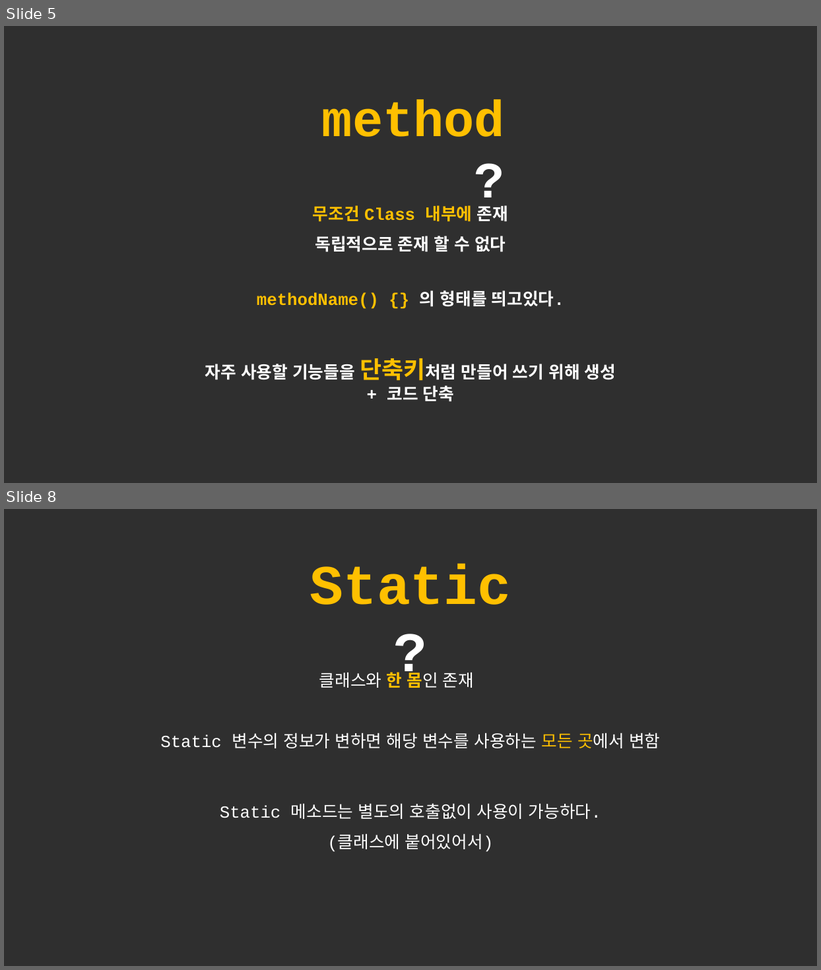
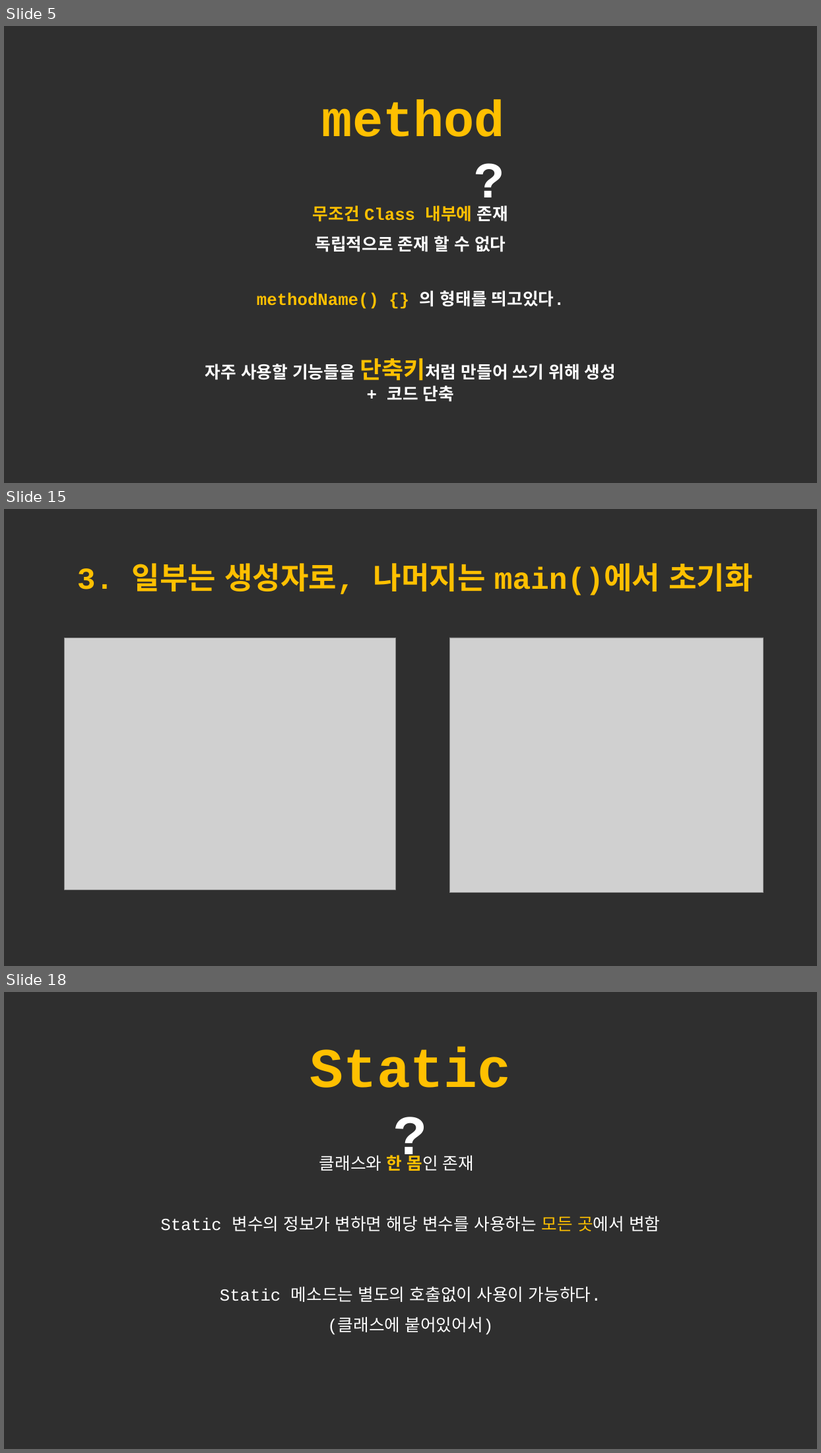
Before and after one commit to forwdevel/Full-Stack, a slide deck: 객체이론정리.pptx. Shown one above the other, each under a label of ours: slides 5 and 8 before the commit, slides 5, 15 and 18 after it; the slides between them are not shown. The pictures are 821x970 and 821x1453 pixels, drawn with LibreOffice and Linux fonts; fonts in the diff are those of the drawing; grey boxes stand for pictures. Boxes give left, top, right and bottom in pixels: in the first picture for what was removed or moved away, otherwise in the second. Text is boxed around its words. In the diff, an @@ line names an element or a change of style, - is before the commit and + after.

```diff
--- a/객체이론정리.pptx
+++ b/객체이론정리.pptx
@@ slide 15 added at <box>4,509,817,966</box>, background #2F2F2F @@
@@ text added at <box>77,563,753,595</box>, 36 pt, text #FFC000, bold @@
+3. 일부는 생성자로, 나머지는 main()에서 초기화
@@ picture added at <box>64,638,395,890</box> @@
@@ picture added at <box>450,638,764,893</box> @@
@@ what was slide 8 is now slide 18 @@
```
Also in this commit, not shown: 2 slides changed, 9 other slides added, 1 slide removed.
